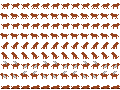
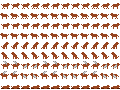
Revision of a layered 120 x 90 image; what changed, layer by layer:
painted on "fly left" over [3, 71, 119, 78]
